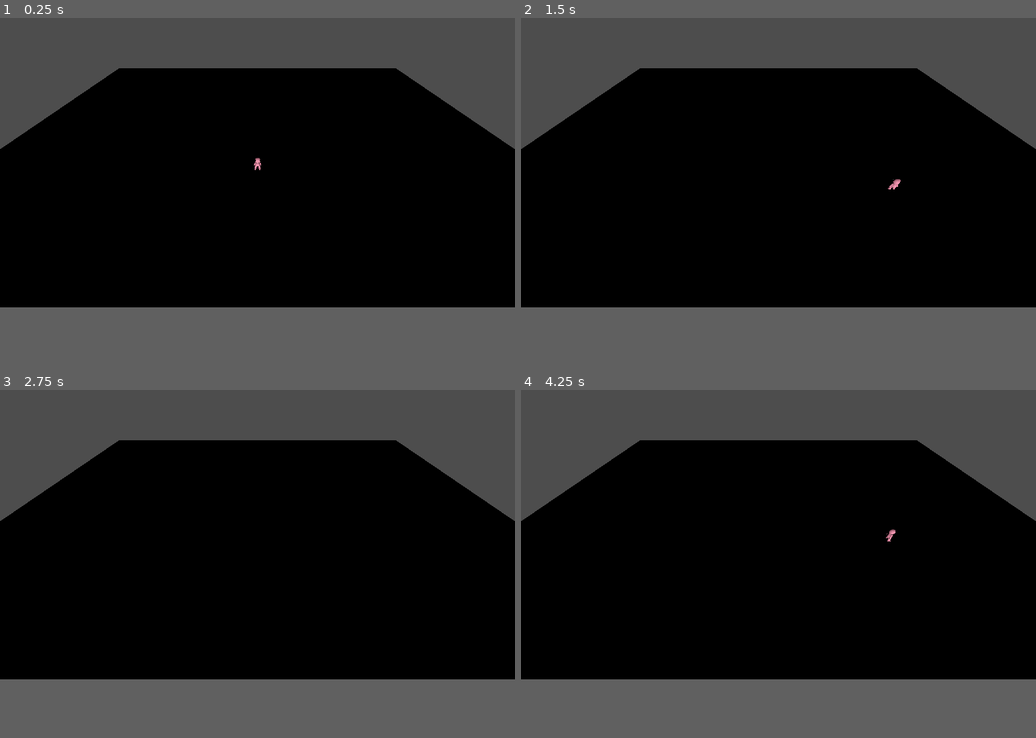
Above: before the commit, frames 1-4 (two rows, left to right).
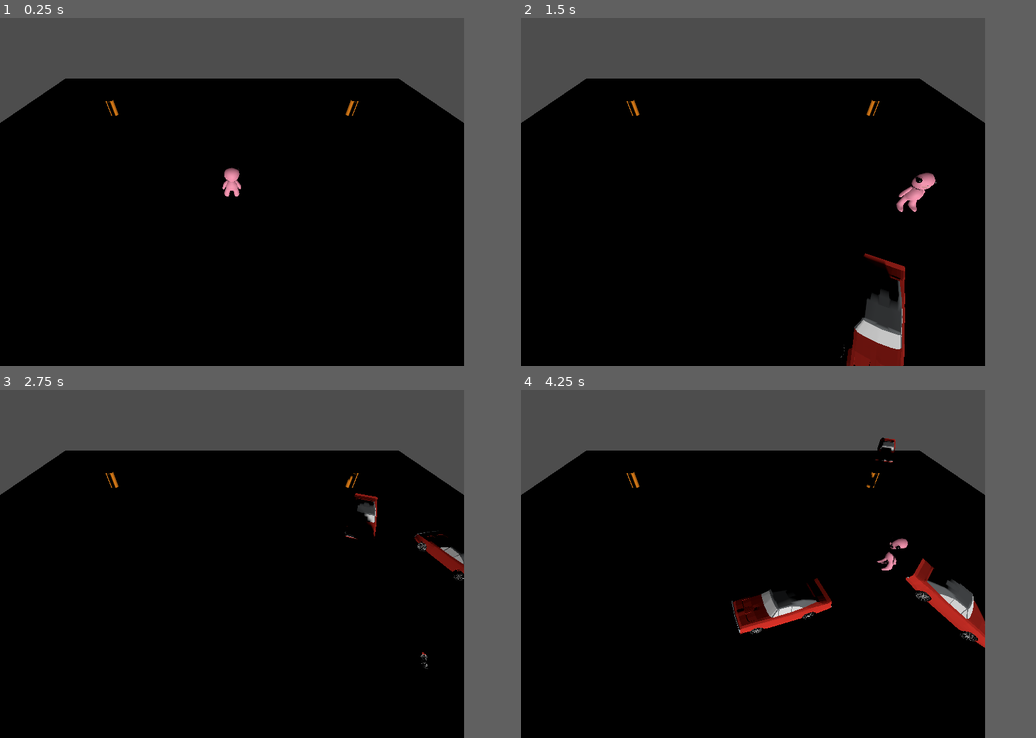
Above: after the commit, the same moments.

Repository: Phuthanet-ru/Game3D-gamelab5
Game: Godot game, scene res://Scene/main.tscn
Two runs of this game, one before a commit and one after it. Both use one fixed random seed, a clock stepped at 60 frames per second and the inputs below. Before the commit the project has no main scene; this scene is started directly in both runs.
Inputs:
- Up to frame 1 (0.25 s): no input
- Up to frame 2 (1.5 s): tap Enter at 0.5 s; hold Right (move_right) 0.53-1.28 s; tap Space (jump) at 0.6, 0.77, 1.07, 1.35 s; hold Down (move_back) from 1.28 s (still down)
- Up to frame 3 (2.75 s): tap Space (jump) at 1.52, 1.82, 2.1 s; release Down (move_back) at 2.03 s; hold Right (move_right) from 2.03 s (still down)
- Up to frame 4 (4.25 s): release Right (move_right) at 2.78 s; hold Up (move_forward) 2.78-3.53 s; tap Space (jump) at 2.85, 3.02, 3.32, 3.6, 3.77, 4.07 s; hold Left (move_left) from 3.53 s (still down)
In our replay, the window is 799x449 before the commit and 720x540 after it. These sizes can differ from the game's own. Grey fills any space a smaller window leaves; there, only what the larger window draws over its background counts as a difference.

The runs differ from the first frame. In frame 1, 6.8% of the frame differs, in the area x 0-100%, y 0-52%; in frame 2, 9.1%; in frame 3, 7.2%; in frame 4, 9.5%, in the area x 0-100%, y 0-75%.

Commit message:
new
Spawning monsters
Jumping and squashing

Diff:
--- /dev/null
+++ b/squash_the_creeps_start_1.1.0/Scene/main.gd
@@ -0,0 +1,20 @@
+extends Node
+
+@export var mob_scene: PackedScene
+
+
+func _on_mob_timer_timeout():
+	# Create a new instance of the Mob scene.
+	var mob = mob_scene.instantiate()
+
+	# Choose a random location on the SpawnPath.
+	# We store the reference to the SpawnLocation node.
+	var mob_spawn_location = get_node("SpawnPath/SpawnLocation")
+	# And give it a random offset.
+	mob_spawn_location.progress_ratio = randf()
+
+	var player_position = $Player.position
+	mob.initialize(mob_spawn_location.position, player_position)
+
+	# Spawn the mob by adding it to the Main scene.
+	add_child(mob)
--- a/squash_the_creeps_start_1.1.0/Scene/main.tscn
+++ b/squash_the_creeps_start_1.1.0/Scene/main.tscn
@@ -1,6 +1,8 @@
-[gd_scene load_steps=4 format=3 uid="uid://cu4d6rfuxbjuo"]
+[gd_scene load_steps=9 format=3 uid="uid://cu4d6rfuxbjuo"]
 
 [ext_resource type="PackedScene" uid="uid://bojg4jtiknw3j" path="res://Scene/player.tscn" id="1_f6udf"]
+[ext_resource type="Script" uid="uid://crovou7tnmx7w" path="res://Scene/main.gd" id="1_r34rm"]
+[ext_resource type="PackedScene" uid="uid://d258clonucfpi" path="res://Scene/mob.tscn" id="2_2wwxx"]
 
 [sub_resource type="BoxShape3D" id="BoxShape3D_rlixt"]
 size = Vector3(60, 2, 60)
@@ -8,13 +10,32 @@
 [sub_resource type="BoxMesh" id="BoxMesh_f6udf"]
 size = Vector3(60, 2, 60)
 
+[sub_resource type="StandardMaterial3D" id="StandardMaterial3D_3amdw"]
+albedo_color = Color(0.968627, 0.545098, 0, 1)
+
+[sub_resource type="CylinderMesh" id="CylinderMesh_1xcnr"]
+material = SubResource("StandardMaterial3D_3amdw")
+
+[sub_resource type="Curve3D" id="Curve3D_ow1sv"]
+closed = true
+_data = {
+"points": PackedVector3Array(0, 0, 0, 0, 0, 0, -16.0005, 0, 15.9305, 0, 0, 0, 0, 0, 0, -16.0005, 0, 15.9305, 0, 0, 0, 0, 0, 0, 15.9311, 0, 16.0053, 0, 0, 0, 0, 0, 0, 16.0001, 0, -15.9768, 0, 0, 0, 0, 0, 0, -16.0297, 0, -16.0315),
+"tilts": PackedFloat32Array(0, 0, 0, 0, 0)
+}
+point_count = 5
+
 [node name="Main" type="Node"]
+script = ExtResource("1_r34rm")
+mob_scene = ExtResource("2_2wwxx")
 
 [node name="Ground" type="StaticBody3D" parent="."]
 transform = Transform3D(1, 0, 0, 0, 1, 0, 0, 0, 1, 0, -2, 0)
+collision_layer = 4
+collision_mask = 0
 
 [node name="CollisionShape3D" type="CollisionShape3D" parent="Ground"]
 shape = SubResource("BoxShape3D_rlixt")
+debug_color = Color(1, 1, 1, 1)
 
 [node name="MeshInstance3D" type="MeshInstance3D" parent="Ground/CollisionShape3D"]
 mesh = SubResource("BoxMesh_f6udf")
@@ -30,3 +51,33 @@
 
 [node name="Camera3D" type="Camera3D" parent="CameraPivot"]
 transform = Transform3D(1, 0, 0, 0, 1, 0, 0, 0, 1, 0, 0, 19)
+
+[node name="Cylinders" type="Node3D" parent="."]
+
+[node name="MeshInstance3D" type="MeshInstance3D" parent="Cylinders"]
+transform = Transform3D(1, 0, 0, 0, 1, 0, 0, 0, 1, -16, 0, -16)
+mesh = SubResource("CylinderMesh_1xcnr")
+
+[node name="MeshInstance3D2" type="MeshInstance3D" parent="Cylinders"]
+transform = Transform3D(1, 0, 0, 0, 1, 0, 0, 0, 1, -16, 0, 16)
+mesh = SubResource("CylinderMesh_1xcnr")
+
+[node name="MeshInstance3D3" type="MeshInstance3D" parent="Cylinders"]
+transform = Transform3D(1, 0, 0, 0, 1, 0, 0, 0, 1, 16, 0, 16)
+mesh = SubResource("CylinderMesh_1xcnr")
+
+[node name="MeshInstance3D4" type="MeshInstance3D" parent="Cylinders"]
+transform = Transform3D(1, 0, 0, 0, 1, 0, 0, 0, 1, 16, 0, -16)
+mesh = SubResource("CylinderMesh_1xcnr")
+
+[node name="SpawnPath" type="Path3D" parent="."]
+curve = SubResource("Curve3D_ow1sv")
+
+[node name="SpawnLocation" type="PathFollow3D" parent="SpawnPath"]
+transform = Transform3D(1, 0, 0, 0, 1, 0, 0, 0, 1, -16.0062, 0, 15.9305)
+
+[node name="MobTimer" type="Timer" parent="."]
+wait_time = 0.5
+autostart = true
+
+[connection signal="timeout" from="MobTimer" to="." method="_on_mob_timer_timeout"]
--- /dev/null
+++ b/squash_the_creeps_start_1.1.0/Scene/mob.tscn
@@ -0,0 +1,25 @@
+[gd_scene load_steps=4 format=3 uid="uid://d258clonucfpi"]
+
+[ext_resource type="Script" uid="uid://bexlvvh3gin8f" path="res://mob.gd" id="1_j0k6o"]
+[ext_resource type="PackedScene" uid="uid://deqb64865l2e6" path="res://art/Dodge Charger.glb" id="2_r6qkr"]
+
+[sub_resource type="BoxShape3D" id="BoxShape3D_jn6mr"]
+size = Vector3(3, 1, 5)
+
+[node name="Mob" type="CharacterBody3D" groups=["mob"]]
+transform = Transform3D(1, 0, -1.74846e-07, 0, 1, 0, 1.74846e-07, 0, 1, 0, 0, 0)
+collision_layer = 2
+collision_mask = 0
+script = ExtResource("1_j0k6o")
+
+[node name="Pivot" type="Node3D" parent="."]
+
+[node name="Character" parent="Pivot" instance=ExtResource("2_r6qkr")]
+
+[node name="CollisionShape3D" type="CollisionShape3D" parent="."]
+shape = SubResource("BoxShape3D_jn6mr")
+
+[node name="VisibleOnScreenNotifier3D" type="VisibleOnScreenNotifier3D" parent="."]
+aabb = AABB(-2, -1, -4, 4, 2, 8)
+
+[connection signal="screen_exited" from="VisibleOnScreenNotifier3D" to="." method="_on_visible_on_screen_notifier_3d_screen_exited"]
--- a/squash_the_creeps_start_1.1.0/Scene/player.gd
+++ b/squash_the_creeps_start_1.1.0/Scene/player.gd
@@ -4,6 +4,11 @@
 @export var speed = 14
 # The downward acceleration when in the air, in meters per second squared.
 @export var fall_acceleration = 75
+# Vertical impulse applied to the character upon jumping in meters per second.
+@export var jump_impulse = 20
+# Vertical impulse applied to the character upon bouncing over a mob in
+# meters per second.
+@export var bounce_impulse = 16
 
 var target_velocity = Vector3.ZERO
 
@@ -19,6 +24,33 @@
 		direction.z += 1
 	if Input.is_action_pressed("move_forward"):
 		direction.z -= 1
+	# Jumping.
+	if is_on_floor() and Input.is_action_just_pressed("jump"):
+		target_velocity.y = jump_impulse
+	# Iterate through all collisions that occurred this frame
+	for index in range(get_slide_collision_count()):
+		# We get one of the collisions with the player
+		var collision = get_slide_collision(index)
+
+		# If there are duplicate collisions with a mob in a single frame
+		# the mob will be deleted after the first collision, and a second call to
+		# get_collider will return null, leading to a null pointer when calling
+		# collision.get_collider().is_in_group("mob").
+		# This block of code prevents processing duplicate collisions.
+		if collision.get_collider() == null:
+			continue
+
+		# If the collider is with a mob
+		if collision.get_collider().is_in_group("mob"):
+			var mob = collision.get_collider()
+			# we check that we are hitting it from above.
+			if Vector3.UP.dot(collision.get_normal()) > 0.1:
+				# If so, we squash it and bounce.
+				mob.squash()
+				target_velocity.y = bounce_impulse
+				# Prevent further duplicate calls.
+				break
+
 
 	if direction != Vector3.ZERO:
 		direction = direction.normalized()
--- a/squash_the_creeps_start_1.1.0/Scene/player.tscn
+++ b/squash_the_creeps_start_1.1.0/Scene/player.tscn
@@ -7,6 +7,8 @@
 radius = 0.6
 
 [node name="Player" type="CharacterBody3D"]
+transform = Transform3D(-2, 0, -1.74846e-07, 0, 2, 0, 1.74846e-07, 0, -2, 0, 0, 0)
+collision_mask = 6
 script = ExtResource("1_y8w33")
 
 [node name="Pivot" type="Node3D" parent="."]
--- /dev/null
+++ b/squash_the_creeps_start_1.1.0/mob.gd
@@ -0,0 +1,35 @@
+extends CharacterBody3D
+
+# Minimum speed of the mob in meters per second.
+@export var min_speed = 10
+# Maximum speed of the mob in meters per second.
+@export var max_speed = 18
+# Emitted when the player jumped on the mob.
+signal squashed
+
+func _physics_process(_delta):
+	move_and_slide()
+
+# This function will be called from the Main scene.
+func initialize(start_position, player_position):
+	# We position the mob by placing it at start_position
+	# and rotate it towards player_position, so it looks at the player.
+	look_at_from_position(start_position, player_position, Vector3.UP)
+	# Rotate this mob randomly within range of -45 and +45 degrees,
+	# so that it doesn't move directly towards the player.
+	rotate_y(randf_range(-PI / 4, PI / 4))
+
+	# We calculate a random speed (integer)
+	var random_speed = randi_range(min_speed, max_speed)
+	# We calculate a forward velocity that represents the speed.
+	velocity = Vector3.FORWARD * random_speed
+	# We then rotate the velocity vector based on the mob's Y rotation
+	# in order to move in the direction the mob is looking.
+	velocity = velocity.rotated(Vector3.UP, rotation.y)
+
+func _on_visible_on_screen_notifier_3d_screen_exited():
+	queue_free()
+
+func squash():
+	squashed.emit()
+	queue_free()
--- a/squash_the_creeps_start_1.1.0/project.godot
+++ b/squash_the_creeps_start_1.1.0/project.godot
@@ -10,9 +10,15 @@
 
 [application]
 
-config/name="Squash the Creeps (3D)"
+config/name="gamelab5"
+run/main_scene="uid://cu4d6rfuxbjuo"
 config/features=PackedStringArray("4.4")
 config/icon="res://icon.png"
+
+[display]
+
+window/size/viewport_width=720
+window/size/viewport_height=540
 
 [input]
 
@@ -46,6 +52,12 @@
 ]
 }
 
+[layer_names]
+
+3d_physics/layer_1="player"
+3d_physics/layer_2="enemies"
+3d_physics/layer_3="world"
+
 [rendering]
 
 quality/driver/driver_name="GLES2"
Not shown, added: squash_the_creeps_start_1.1.0/Scene/main.gd.uid
Binary file added: squash_the_creeps_start_1.1.0/art/Dodge Charger.glb
Not shown, added: squash_the_creeps_start_1.1.0/art/Dodge Charger.glb.import
Not shown, added: squash_the_creeps_start_1.1.0/mob.gd.uid
